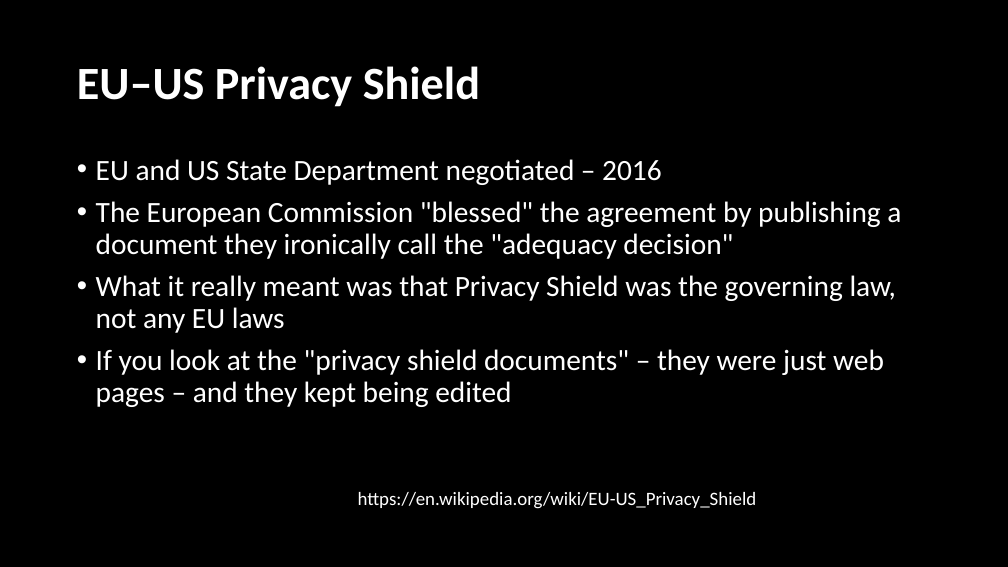
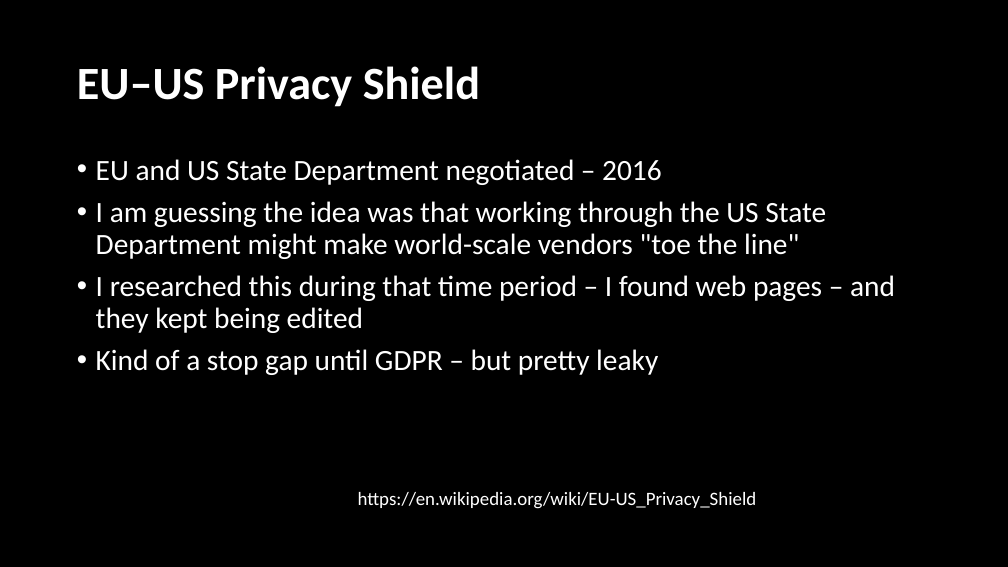
Before and after one commit to LearnerPrivacy/LearnerPrivacy.github.io, a slide deck: slide 8 of lectures/004-GDPR.pptx (slide 7 before the commit). Drawn at 1008x567 pixels with LibreOffice and Linux fonts; fonts in the diff are those of the drawing; background and template pictures are left out. Boxes give left, top, right and bottom in pixels: in the first picture for what was removed or moved away, otherwise in the second. Text is boxed around its words. In the diff, an @@ line names an element or a change of style, - is before the commit and + after.

```diff
--- a/lectures/004-GDPR.pptx
+++ b/lectures/004-GDPR.pptx
@@ text at (96, 201, 895, 375): text changed @@
-• The European Commission "blessed" the agreement by publishing a document they ironically call the "adequacy decision"
-• What it really meant was that Privacy Shield was the governing law, not any EU laws
-• If you look at the "privacy shield documents" – they were just web pages – and they kept being edited
+• I am guessing the idea was that working through the US State Department might make world-scale vendors "toe the line"
+• I researched this during that time period – I found web pages – and they kept being edited
+• Kind of a stop gap until GDPR – but pretty leaky
```
Also in this commit, not shown: 13 other slides changed, 1 slide added, 2 slides removed, 6 other files.
